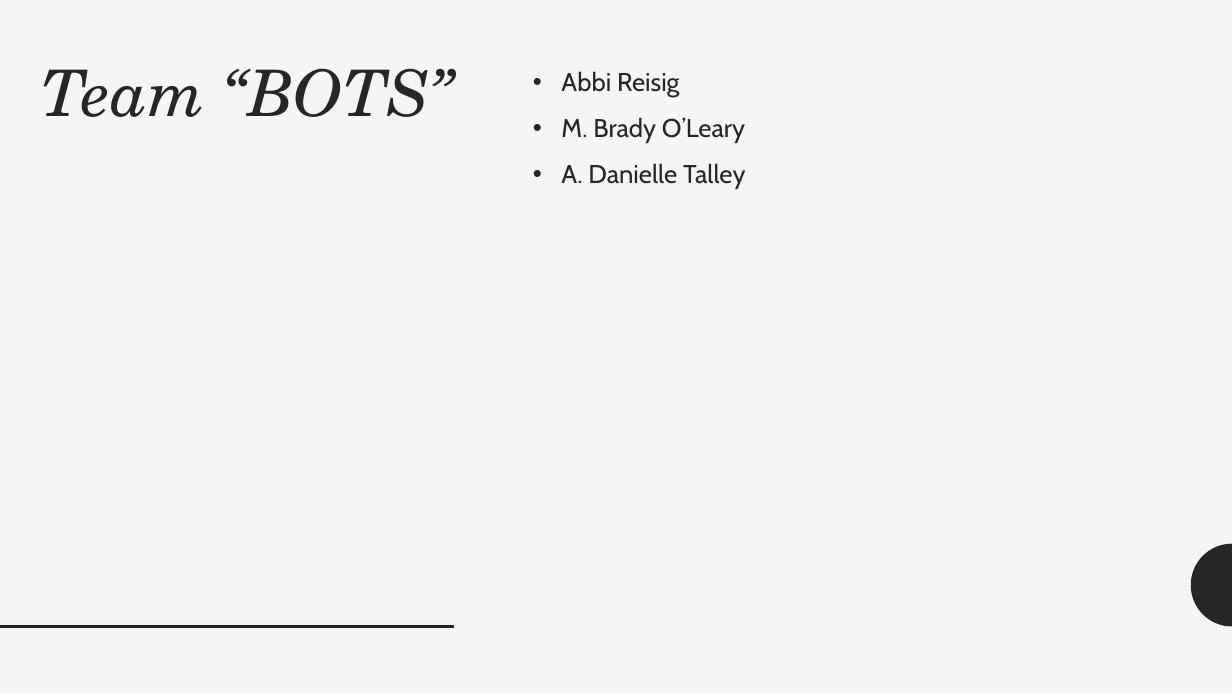
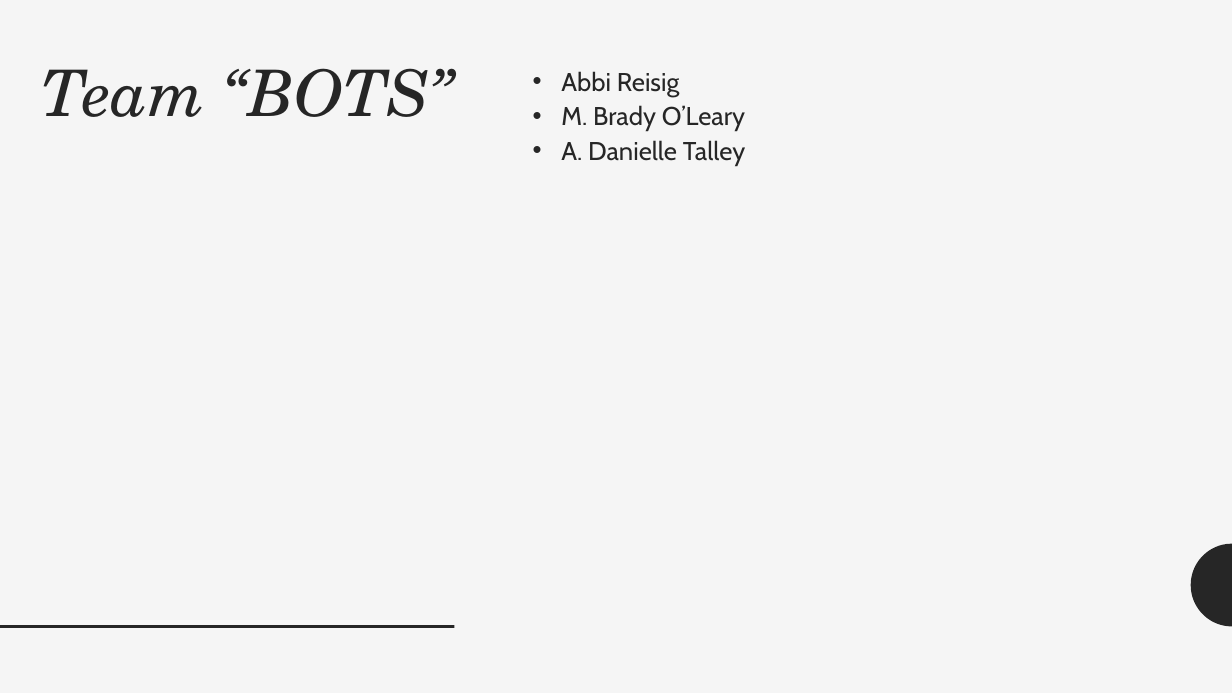
Before and after one commit to Nesdood007/GiantRobots, a slide deck: slide 2 of Presentation-1-September15.pptx. Drawn at 1232x693 pixels with LibreOffice and Linux fonts; fonts in the diff are those of the drawing. Boxes give left, top, right and bottom in pixels: in the first picture for what was removed or moved away, otherwise in the second. Text is boxed around its words. In the diff, an @@ line names an element or a change of style, - is before the commit and + after.

```diff
--- a/Presentation-1-September15.pptx
+++ b/Presentation-1-September15.pptx
@@ text "Abbi Reisig" at bbox=[561, 71, 746, 166]: less space between paragraphs @@
```
Also in this commit, not shown: 5 other slides changed, 3 slides added, 1 other file.
